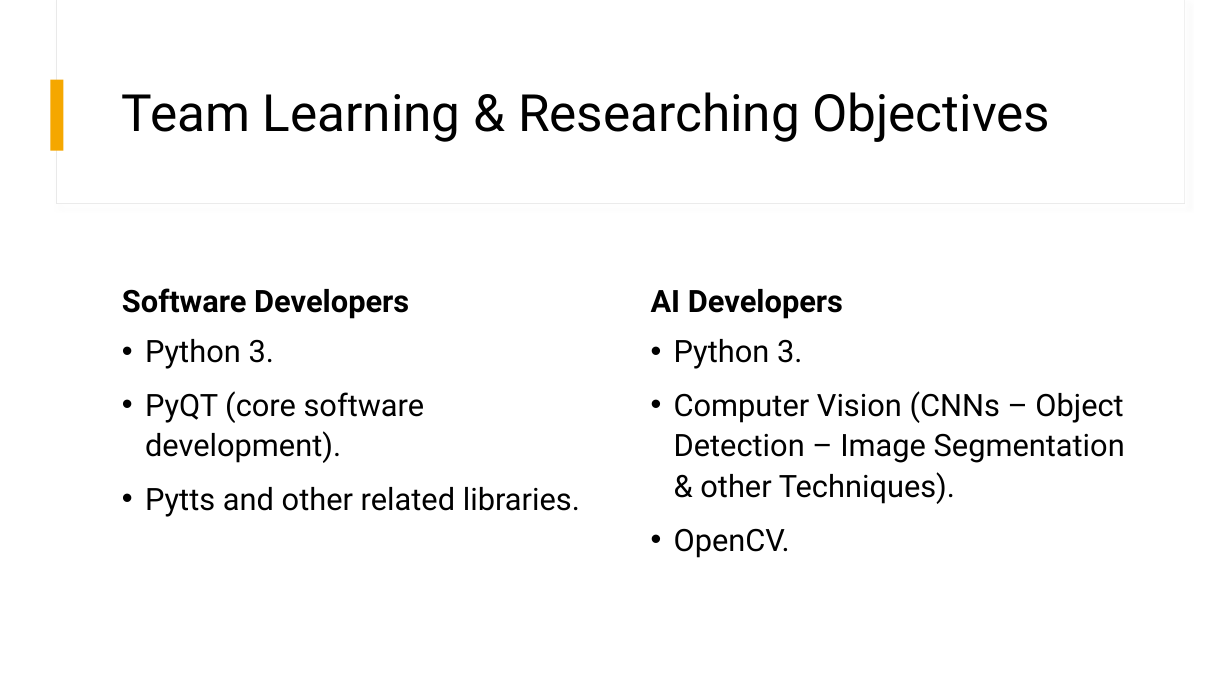
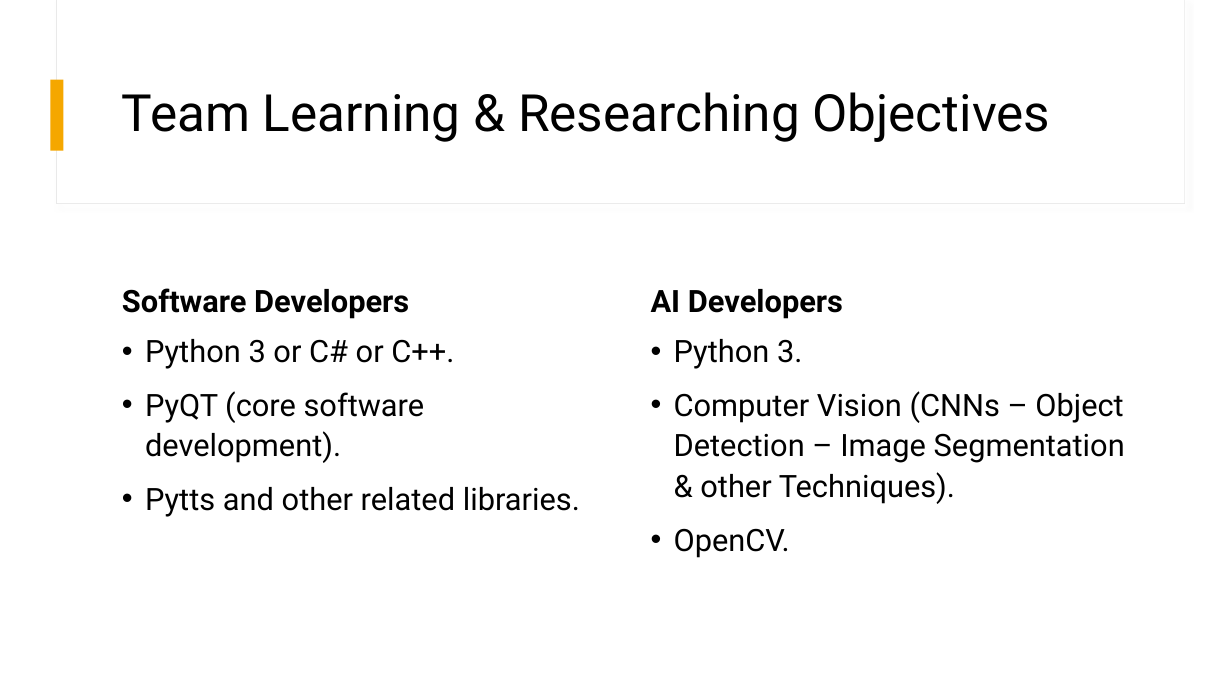
Before and after one commit to BaselMohamed802/EyeTalk, a slide deck: slide 10 of Documentation/Eyetalk Presentation 10-29-2025.pptx (slide 9 before the commit). Drawn at 1232x693 pixels with LibreOffice and Linux fonts; fonts in the diff are those of the drawing. Boxes give left, top, right and bottom in pixels: in the first picture for what was removed or moved away, otherwise in the second. Text is boxed around its words. In the diff, an @@ line names an element or a change of style, - is before the commit and + after.

```diff
--- a/Documentation/Eyetalk Presentation 10-29-2025.pptx
+++ b/Documentation/Eyetalk Presentation 10-29-2025.pptx
@@ text at (x1=145, y1=339, x2=454, y2=369): text changed @@
-• Python 3.
+• Python 3 or C# or C++.
```
Also in this commit, not shown: 1 other slide changed, 1 slide added.
